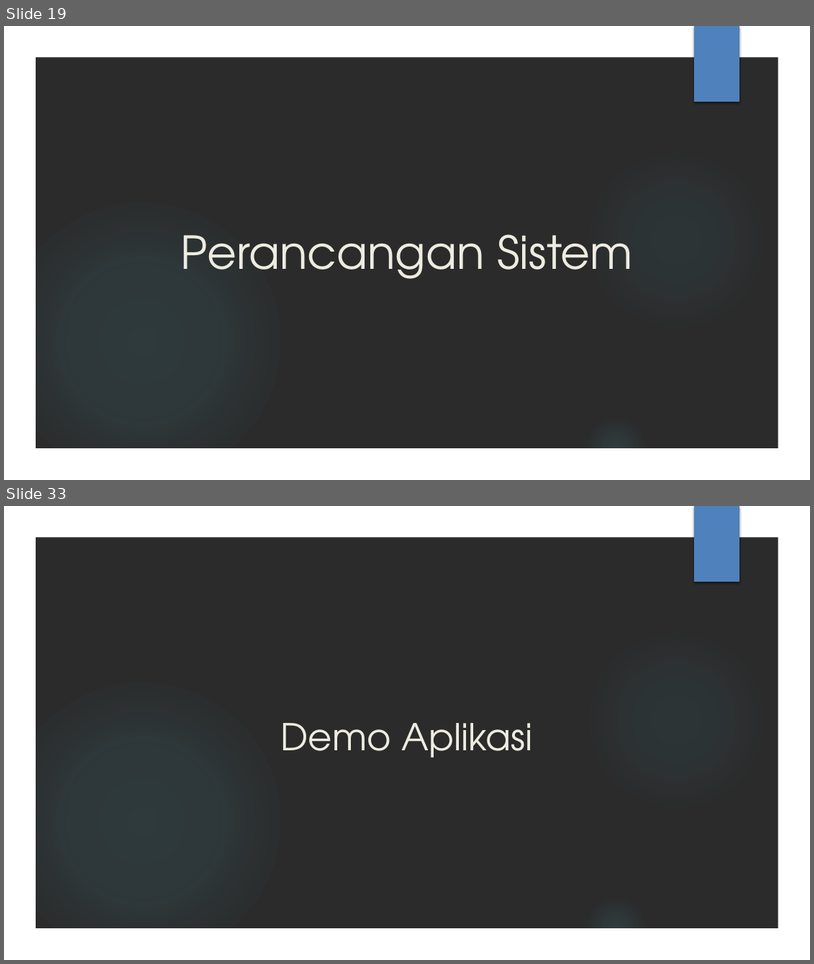
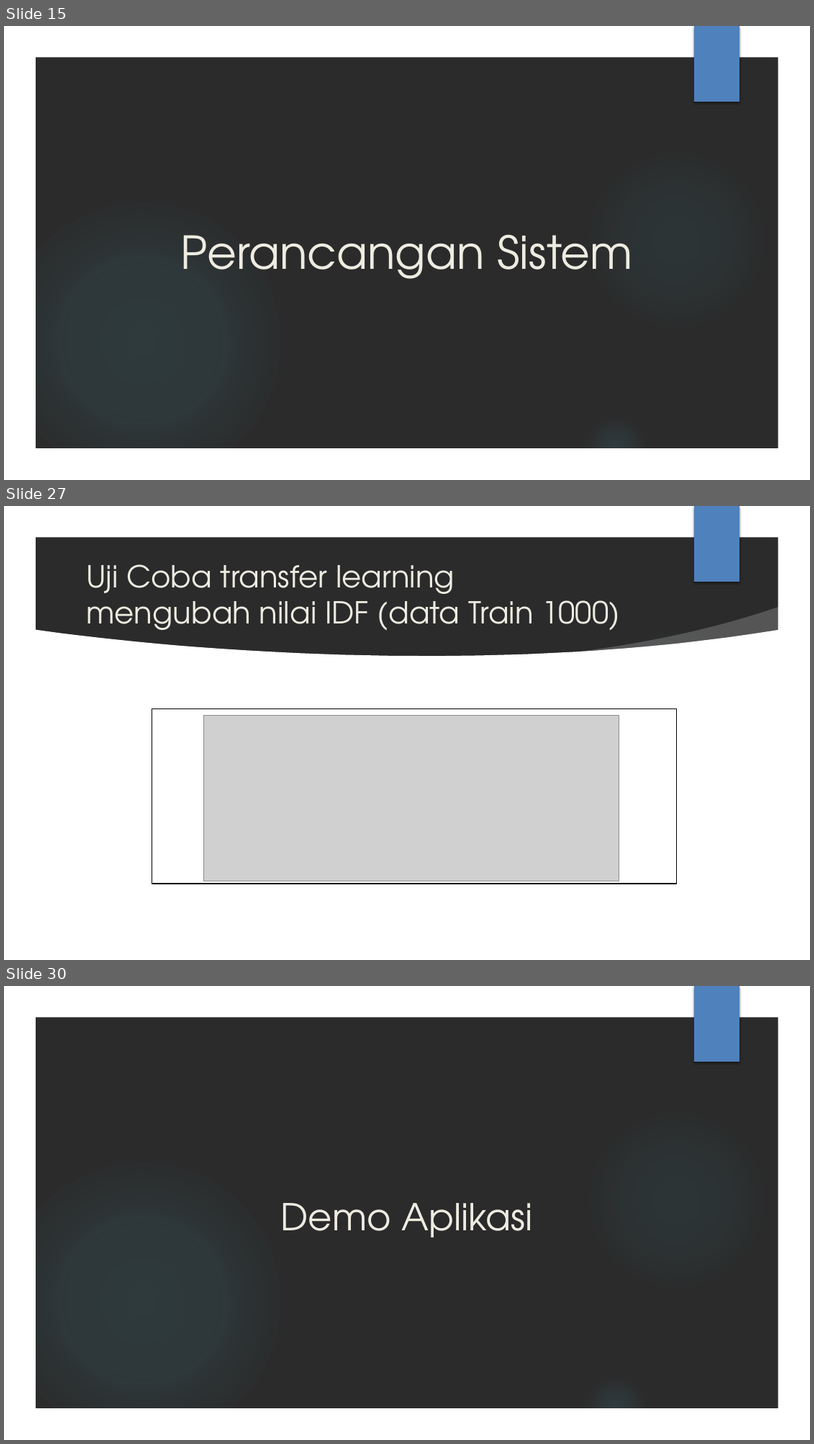
Before and after one commit to AhsanulQalbi/skripsiAnaconda, a slide deck: Laporan ppt/PPT SIDANG.pptx. Shown one above the other, each under a label of ours: slides 19 and 33 before the commit, slides 15, 27 and 30 after it; the slides between them are not shown. The pictures are 814x964 and 814x1444 pixels, drawn with LibreOffice and Linux fonts; fonts in the diff are those of the drawing; grey boxes stand for pictures; background and template pictures are left out; a plain dark background stands for a picture behind light text. Boxes give left, top, right and bottom in pixels: in the first picture for what was removed or moved away, otherwise in the second. Text is boxed around its words. In the diff, an @@ line names an element or a change of style, - is before the commit and + after.

```diff
--- a/Laporan ppt/PPT SIDANG.pptx
+++ b/Laporan ppt/PPT SIDANG.pptx
@@ slide 27 added at <box>4,506,810,960</box>, background picture (left out); not listed: 5 template elements that a slide beside it also shows @@
@@ title added at <box>86,564,620,637</box>, 36 pt, text #EEECE1 @@
+Uji Coba transfer learning
+mengubah nilai IDF (data Train 1000)
@@ freeform shape added at <box>565,607,785,672</box>, fill #FFFFFF at 20% opacity @@
@@ freeform shape added at <box>34,629,780,929</box>, fill #FFFFFF @@
@@ rectangle added at <box>152,708,677,883</box>, outline #000000 1.5 pt @@
@@ picture added at <box>203,716,619,880</box> @@
@@ what was slide 19 is now slide 15 @@
@@ what was slide 33 is now slide 30 @@
```
Also in this commit, not shown: 9 slides changed, 18 other slides added, 22 slides removed, 1 other file.
